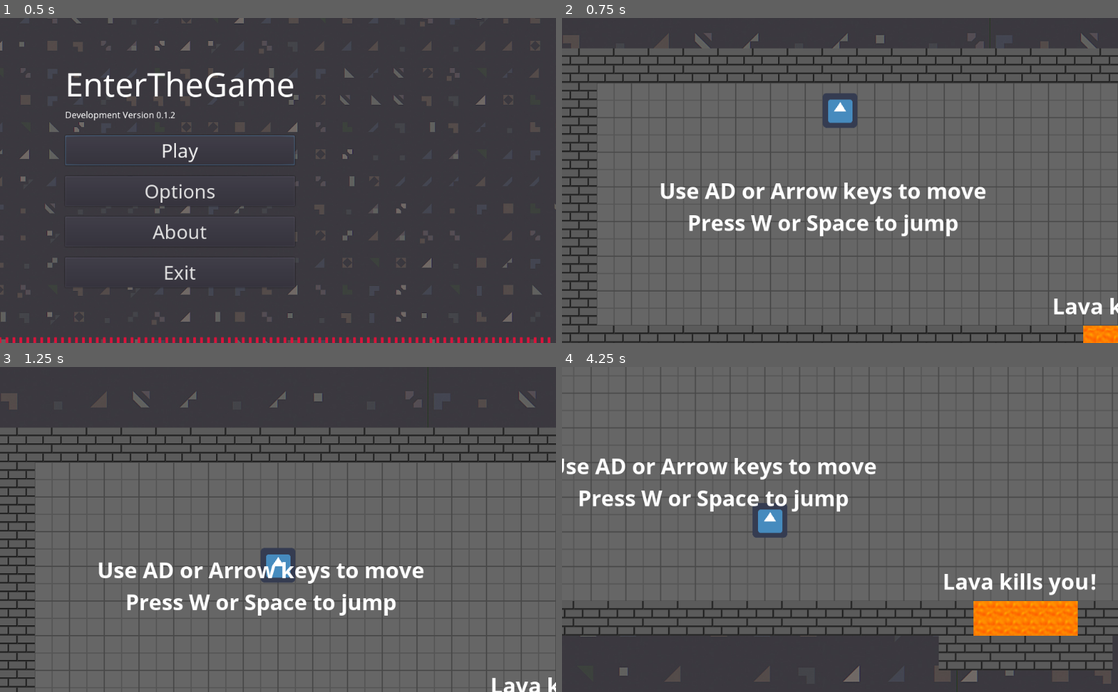
Above: before the commit, frames 1-4 (two rows, left to right).
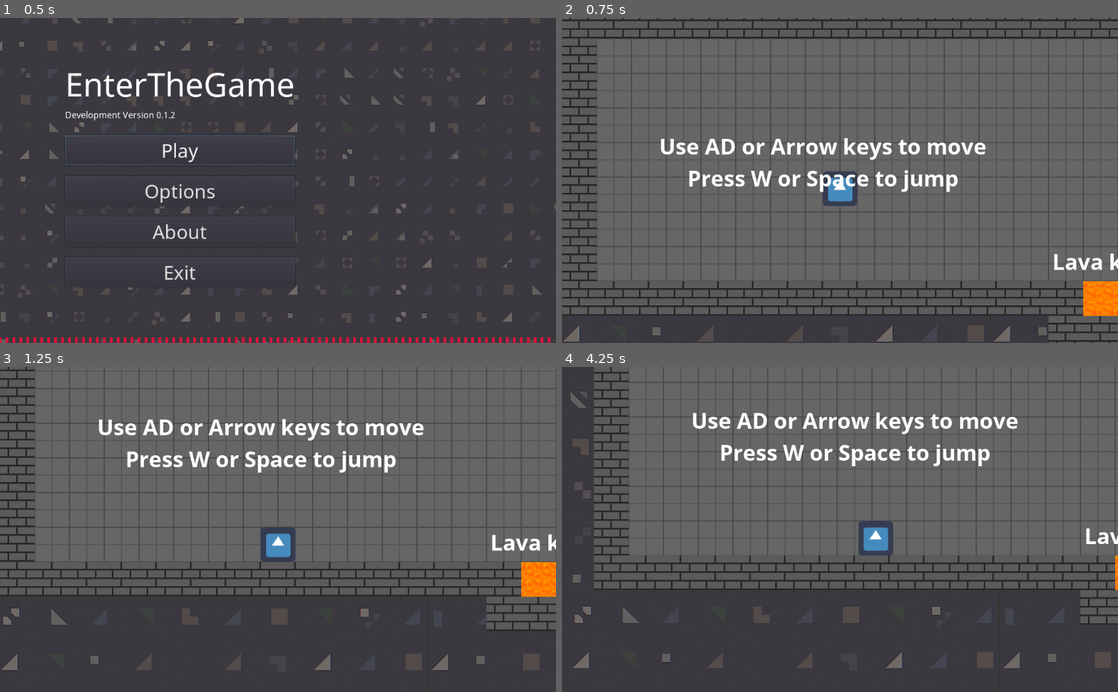
Above: after the commit, the same moments.

Repository: NuceSoftware/EnterTheGame
Game: Godot game, scene res://Scenes/titleScreen.tscn
Same seed, same stepped clock (60 frames per second), same inputs: the game is played once before the commit and once after it. The engine's default icon, where the game draws it, is replaced by a stand-in: a white triangle on a blue panel in a dark square.
Inputs (mouse positions are in pixels of both pictures, inside the frame that each line leads up to):
- Up to frame 1 (0.5 s): no input
- Up to frame 2 (0.75 s): click "Play" at 0.5 s
- Up to frame 3 (1.25 s): no input
- Up to frame 4 (4.25 s): tap W every 0.75 s from 1.25 to 3.5 s; move the mouse to (962, 513) at 1.27 s; hold Shift (sprint) 1.28-2.03 s; hold Right (ui_right) 1.28-2.78 s; tap Space (jump) at 1.52, 2.27, 3.77 s; move the mouse to (728, 545) at 2.02 s; tap Shift (sprint) at 2.1, 3.6 s; move the mouse to (895, 458) at 2.77 s; hold Left (ui_left) 2.78-3.53 s; hold Shift (sprint) 2.78-3.53 s; move the mouse to (812, 594) at 3.52 s; hold Right (ui_right) from 3.53 s (still down)

Frame 1 is identical in both runs. In frame 2, 29% of the frame differs, in the area x 0-100%, y 0-100%; in frame 3, 54%; in frame 4, 30%.

Commit message:
Fix bugs with Area2D triggers

Diff:
--- a/Scenes/Levels/levelOne.tscn
+++ b/Scenes/Levels/levelOne.tscn
@@ -118,6 +118,9 @@
 size = 40
 font_data = ExtResource( 9 )
 
+[sub_resource type="RectangleShape2D" id=10]
+extents = Vector2( 32.8433, 64.7443 )
+
 [node name="Walls" type="TileMap"]
 tile_set = SubResource( 3 )
 format = 1
@@ -248,5 +251,11 @@
 [node name="Door" type="Sprite" parent="."]
 position = Vector2( 4703.85, -896.373 )
 texture = ExtResource( 8 )
-[connection signal="body_entered" from="Bounce/Area2D" to="player" method="_on_bounce_trigger"]
-[connection signal="body_entered" from="Lava/Area2D" to="player" method="_on_lava_enter"]
+
+[node name="Area2D" type="Area2D" parent="Door"]
+
+[node name="CollisionShape2D" type="CollisionShape2D" parent="Door/Area2D"]
+shape = SubResource( 10 )
+[connection signal="body_shape_entered" from="Bounce/Area2D" to="player" method="_on_bounce_enter"]
+[connection signal="body_shape_entered" from="Lava/Area2D" to="player" method="_on_lava_enter"]
+[connection signal="body_shape_entered" from="Door/Area2D" to="player" method="_on_door_enter"]
--- a/Scripts/Player.gd
+++ b/Scripts/Player.gd
@@ -43,10 +43,21 @@
 		velocity.y = -JUMP_SPEED
 
 
-func _on_bounce_trigger(body):
-	velocity.y = -JUMP_SPEED * 1.7
+func _on_bounce_enter(body_id, body, body_shape, area_shape):
+	# If the player entered this
+	if body_shape == 0:
+		# if its player
+		velocity.y = -JUMP_SPEED * 1.7
 
 
-func _on_lava_enter(body):
-	position.x = 0
-	position.y = 0
+func _on_lava_enter(body_id, body, body_shape, area_shape):
+	# If the player entered this
+	if body_shape == 0:
+		position.x = 0
+		position.y = 0
+
+
+func _on_door_enter(body_id, body, body_shape, area_shape):
+	# If the player entered this
+	if body_shape == 0:
+		print("A")
Not shown: 1 places in Scenes/Levels/levelOne.tscn that only renumber resources
